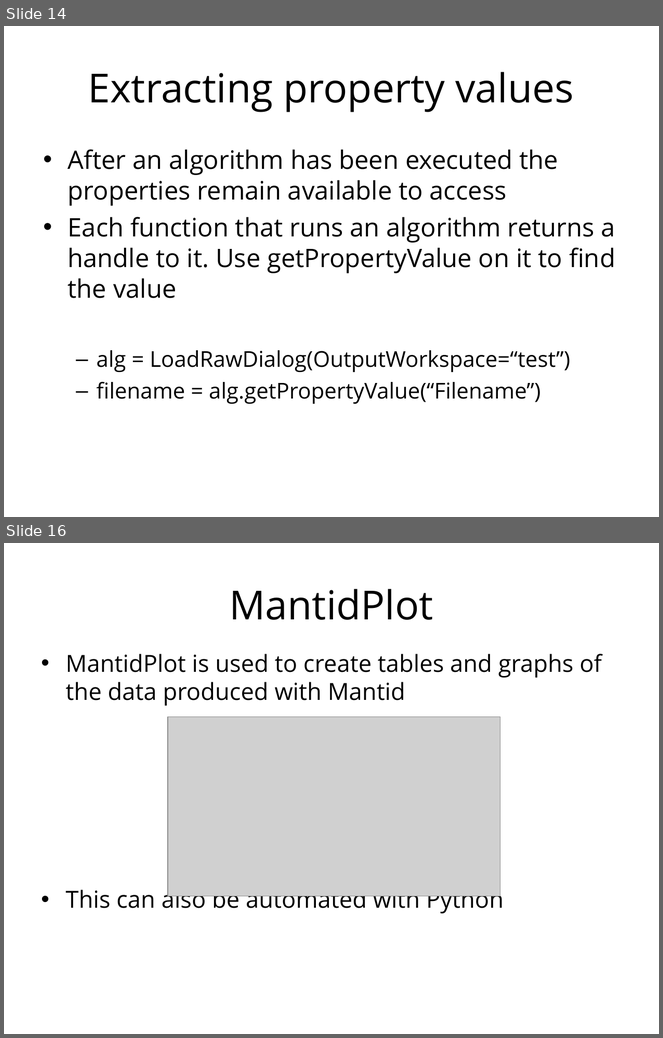
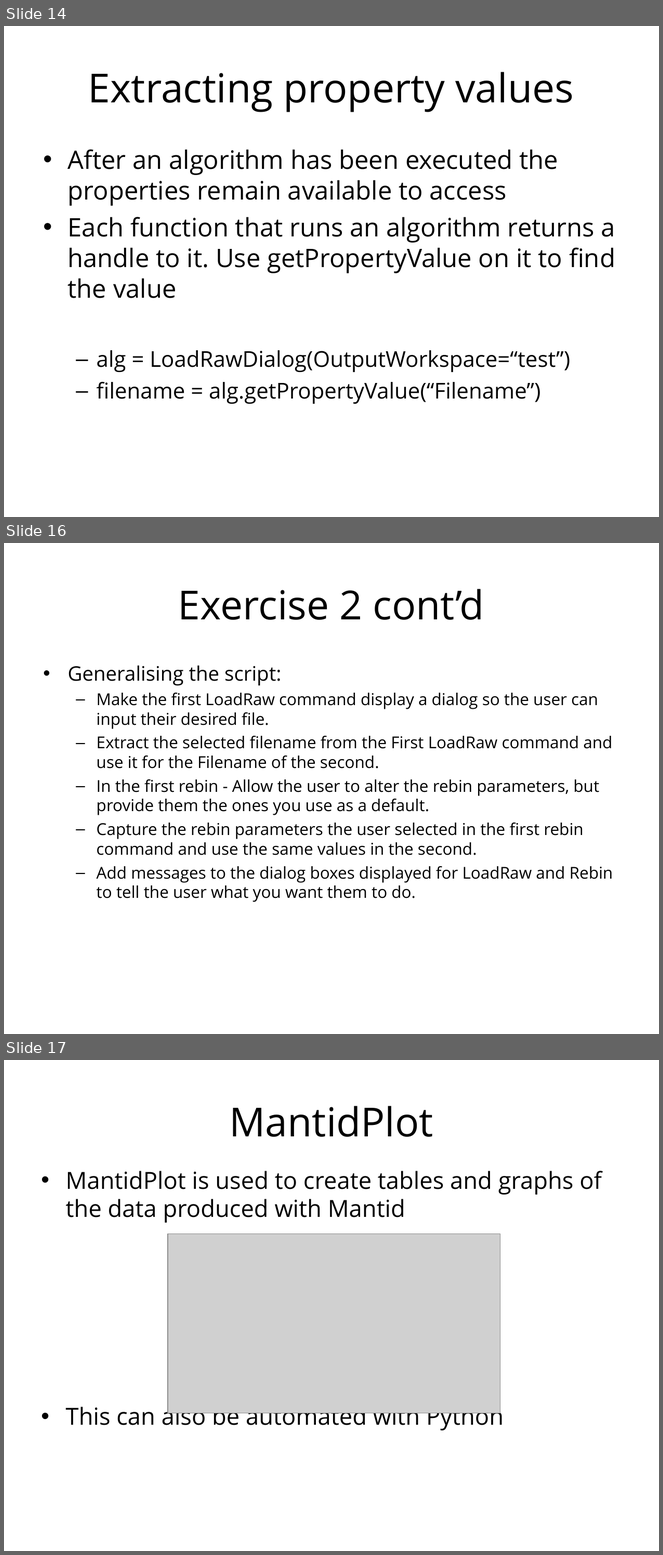
Before and after one commit to mantidproject/documents, a slide deck: Presentations/Python training course/Python in Mantid.ppt. Shown one above the other, each under a label of ours: slides 14 and 16 before the commit, slides 14, 16 and 17 after it; the slides between them are not shown. The pictures are 663x1038 and 663x1555 pixels, drawn with LibreOffice and Linux fonts; fonts in the diff are those of the drawing; grey boxes stand for pictures; background and template pictures are left out. Boxes give left, top, right and bottom in pixels: in the first picture for what was removed or moved away, otherwise in the second. Text is boxed around its words. In the diff, an @@ line names an element or a change of style, - is before the commit and + after.

```diff
--- a/Presentations/Python training course/Python in Mantid.ppt
+++ b/Presentations/Python training course/Python in Mantid.ppt
@@ slide 16 added at bbox=[4, 543, 659, 1034], background #FFFFFF @@
@@ title added at bbox=[178, 589, 484, 620], 44 pt, text #000000 @@
+Exercise 2 cont’d
@@ text added at bbox=[68, 665, 613, 902], 18 pt, text #000000 @@
+• Generalising the script:
+  – Make the first LoadRaw command display a dialog so the user can input their desired file.
+  – Extract the selected filename from the First LoadRaw command and use it for the Filename of the second.
+  – In the first rebin - Allow the user to alter the rebin parameters, but provide them the ones you use as a default.
+  – Capture the rebin parameters the user selected in the first rebin command and use the same values in the second.
+  – Add messages to the dialog boxes displayed for LoadRaw and Rebin to tell the user what you want them to do.
@@ what was slide 16 is now slide 17 @@
```
Also in this commit, not shown: 6 other slides added, 2 slides removed.
